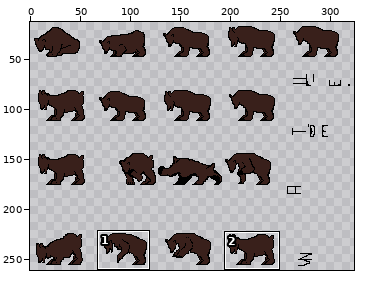
File history of a sprite sheet, assets/sprites/Atroz-2.png. The picture above shows the old version from afar; the outline marks the close-up.
Close-up. First the earlier version:
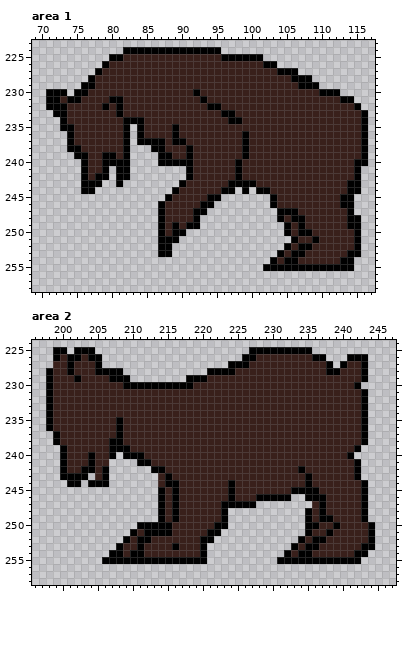
The file is 300x300 pixels. Shown: area 1: x 69..117, y 223..258; area 2: x 196..247, y 224..258. The old version is drawn lined up with the new one. The wide view leaves out empty margins. The commit also changed other parts of the picture, which this record leaves out.
New version:
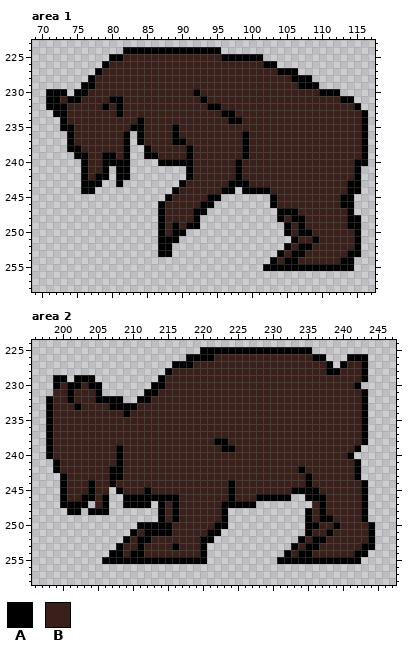
Palette (. is transparent): A #000000  B #39201b
Changes in this commit:
canvas 300x300 -> 350x350; drawings rearranged on the sheet (the old picture shows each at its new place; 12 dropped ones are not shown)
Changed rows in their new state; - is an unchanged pixel.
Area 1:
first column x 82:
234 BB-----
235 BA-----
237 ---BBB-
238 ---ABB-
239 ---AABB
first column x 100:
243 B
244 A
Area 2:
first column x 198:
225 -..-...---------------AAAAAAA-
226 -.......------------AAAABBBBBB
227 -.......----------AAABBBBBBBB-
228 ...........------ABBBBBBBBB---
229 .AA.-AA.....----ABBBBBB-------
230 .A-AA-AA.......--BBBB---------
231 .--A---A......AA--------------
232 ---A---AAAA..AA---------------
233 ----A----AAAA-----------------
234 -----------A------------------
235 ----------B-------------------
236 ----------B-------------------
237 AB--------B-------------------
238 AB-------BB-------------AA----
239 ABB------B-B-------------AA---
240 ABB---B--BABBB----------------
241 -AB---B--BABBBB---------------
242 -AB--BB-BAABBBBBB-------------
243 ---BBBB-BAABBBBB-B------------
244 --ABBB-BBABBBBBB-BB-----------
245 --ABBBABB-ABBBABB-B-----------
246 --ABBAABA--AAAAA-A------------
247 --AAAA-BA--AAAA---------------
248 ---AA-AAA---------------------
Changed places in both close-ups, as pixel boxes (x1, y1, x2, y2):
changed: (123, 117, 172, 159)
changed: (249, 180, 256, 194)
changed: (46, 347, 256, 515)
